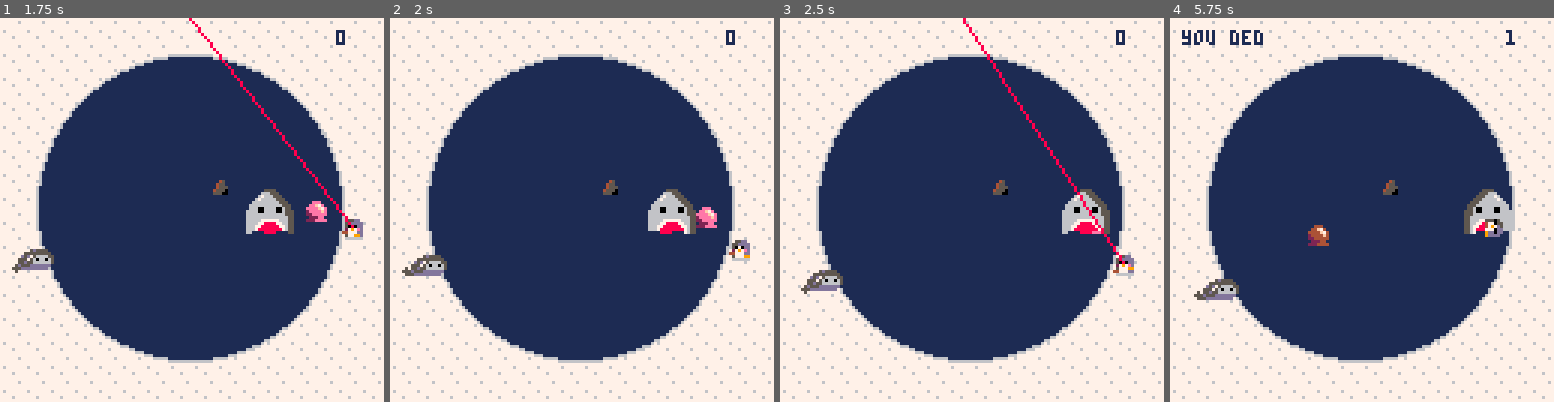
Above: before the commit, frames 1-4 (left to right).
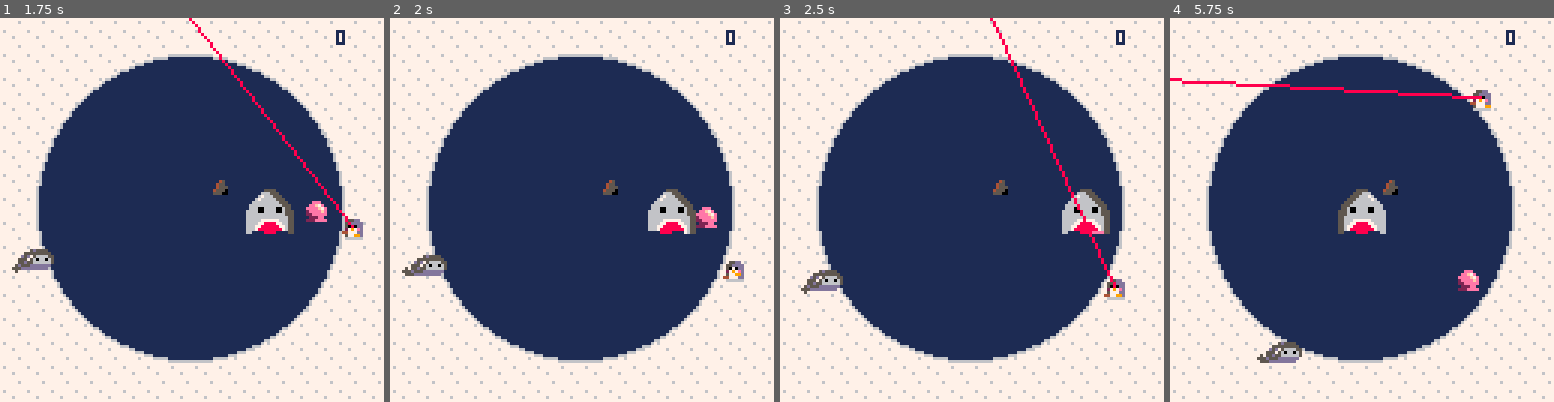
Above: after the commit, the same moments.

Repository: phwebi/loop-n-scoop
Game: PICO-8 cartridge not_frogger.p8
Two runs of this game, one before a commit and one after it. Both use one fixed random seed, a clock stepped at 60 frames per second and the inputs below.
Inputs:
- Up to frame 1 (1.75 s): tap X (X key) at 0.33, 1.07 s; tap O (Z key) at 0.7, 1.7 s; hold Right from 1.6 s (still down)
- Up to frame 2 (2 s): keep holding Right; tap X (X key) at 1.85 s
- Up to frame 3 (2.5 s): release Right at 2.1 s; tap O (Z key) at 2.1 s; hold Up 2.15-2.42 s; hold Right from 2.47 s (still down)
- Up to frame 4 (5.75 s): tap O (Z key) every 0.4 s from 2.5 to 5.7 s; tap X (X key) at 2.97, 4.08, 5.2 s; release Right at 3.03 s; hold Left 3.08-3.58 s; hold Down 3.63-3.97 s; hold Right 4.02-4.68 s; hold Up 4.73-5.03 s; hold Left 5.08-5.68 s; hold Down from 5.73 s (still down)

Frame 1 is identical in both runs. In frame 2, 0.4% of the frame differs, in the area x 86-94%, y 57-69%; in frame 3, 1.3%; in frame 4, 5.0%, in the area x 0-90%, y 3-90%.

Commit message:
allow moving while aiming

Diff:
--- a/not_frogger.p8
+++ b/not_frogger.p8
@@ -86,6 +86,38 @@
   return min_aim_angle() + 0.25
 end
 
+function regulate_aim()
+  if p.aim < 0 then
+    p.aim = p.aim + 1
+  elseif p.aim > 1 then
+    p.aim = p.aim - 1
+  end
+
+  max_a = max_aim_angle()
+  min_a = min_aim_angle()
+
+  if min_a < 0 then min_a = min_a + 1 end
+  if max_a > 1 then max_a = max_a - 1 end
+
+  printh('p.aim: ' .. p.aim)
+  printh('max: ' .. max_a)
+  printh('min: ' .. min_a)
+
+  if max_a > min_a then
+    if p.aim > max_a then
+      p.aim_speed = -abs(p.aim_speed)
+    elseif p.aim < min_a then
+      p.aim_speed = abs(p.aim_speed)
+    end
+  else
+    if p.aim > max_a and p.aim < 0.5 then
+      p.aim_speed = -abs(p.aim_speed)
+    elseif p.aim < min_a and p.aim > 0.5 then
+      p.aim_speed = abs(p.aim_speed)
+    end
+  end
+end
+
 function animate_player(sprite_start, sprite_end)
   p.timer+=1
 
@@ -109,6 +141,10 @@
 
     p.ccw = true
     updated = true
+
+    p.aim+=angular_speed
+    -- if p.aim > 1 then p.aim = 0 end
+    regulate_aim()
   elseif (btn(right)) then
     if angle == 0 then angle = 1 end
     angle-=angular_speed
@@ -116,6 +152,11 @@
 
     p.ccw = false
     updated = true
+
+    -- if p.aim == 0 then p.aim = 1 end
+    p.aim-=angular_speed
+    -- if p.aim < 0 then p.aim = 1 end
+    regulate_aim()
   end
 
   if not updated then return end
@@ -264,8 +305,6 @@
 
 function _update()
   if (p.state == moving) then
-    handle_player_movement()
-
     if btnp(btn_z) then setup_aim() end -- press z to aim
   elseif (p.state == aiming) then
     if btnp(btn_x) then -- press x to cancel
@@ -275,10 +314,7 @@
       p.sprite = p_leap_sprite_start
     else -- update cursor
       p.aim += p.aim_speed
-
-      if (p.aim > max_aim_angle()) or (p.aim < min_aim_angle()) then
-        p.aim_speed = -p.aim_speed
-      end
+      regulate_aim()
     end
   elseif (p.state == leaping) then
     -- update player location
@@ -297,6 +333,8 @@
   end
 
   if not (p.state == dead) then
+    handle_player_movement()
+
     foreach(pickups, handle_pickup_movement)
     foreach(enemies, handle_enemy)
     foreach(enemies, handle_enemy_movement)
